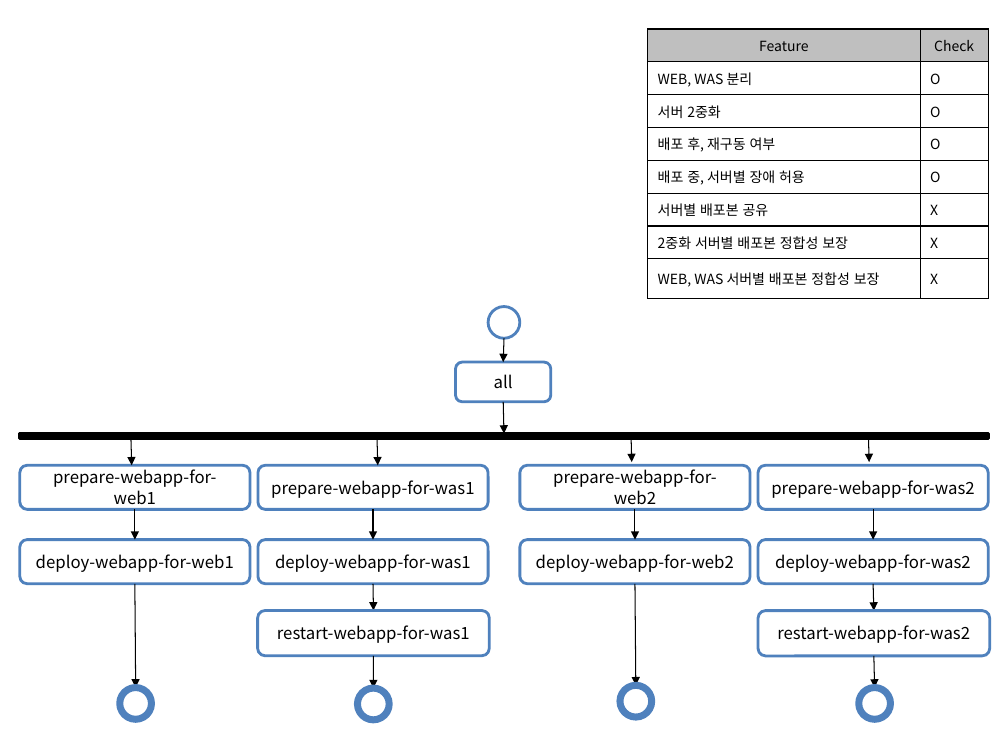
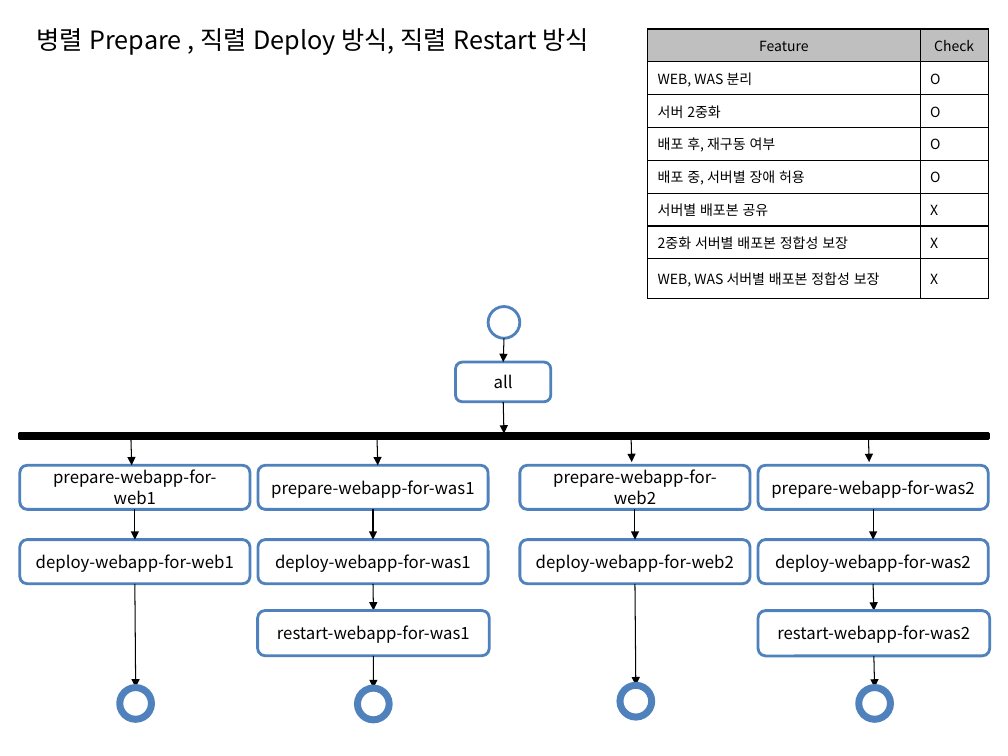
Before and after one commit to kwbaek/codelabor, a slide deck: slide 2 of documentation/draft/ci-environment/deploy-process-pattern.pptx (slide 3 before the commit). Drawn at 1008x756 pixels with LibreOffice and Linux fonts; fonts in the diff are those of the drawing. Boxes give left, top, right and bottom in pixels: in the first picture for what was removed or moved away, otherwise in the second. Text is boxed around its words. In the diff, an @@ line names an element or a change of style, - is before the commit and + after.

```diff
--- a/documentation/draft/ci-environment/deploy-process-pattern.pptx
+++ b/documentation/draft/ci-environment/deploy-process-pattern.pptx
@@ text added at box(36, 28, 589, 55), 18 pt, text #000000 @@
+병렬 Prepare , 직렬 Deploy 방식, 직렬 Restart 방식
```
Also in this commit, not shown: 4 other slides changed, 1 slide removed.
